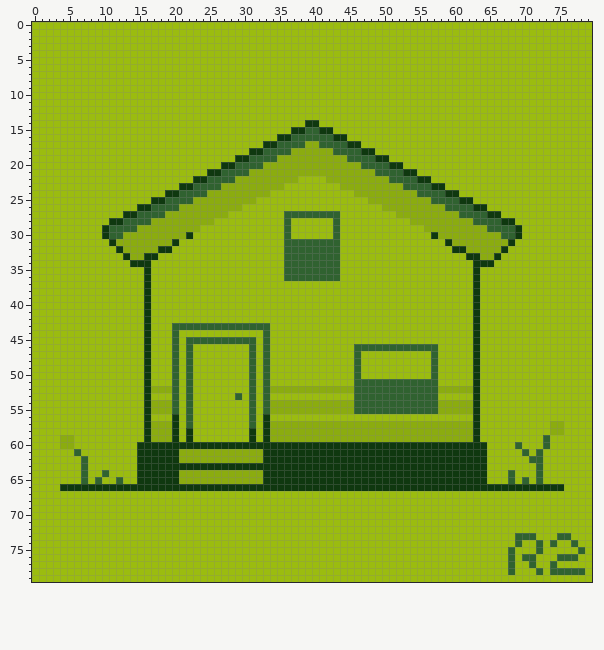
File history of a pixel-art file, house/house_0001.aseprite. This is how it looked before the edit.
80x80 pixels, 1 frame.
The same view after the edit:
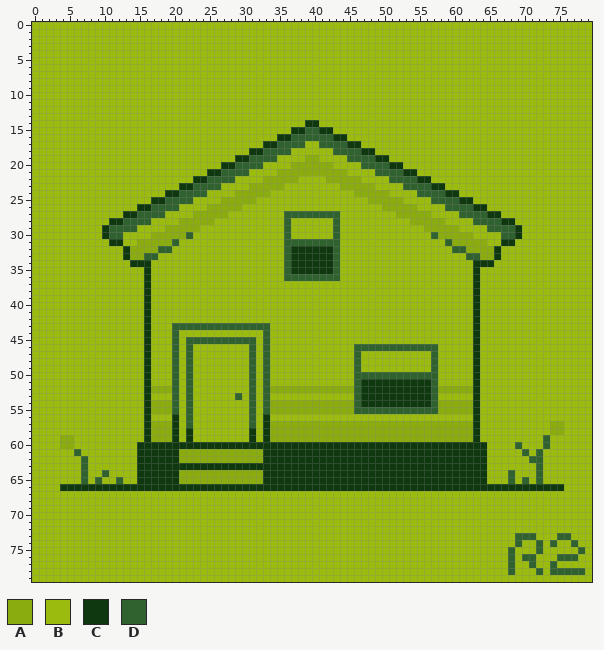
Palette (. is transparent): A #8bac0f  B #9bbc0f  C #0f380f  D #306230
Edits made:
{"where": "layer \"body\""}
{"y":17,"x":39,"old":"AA","new":"BB"}
{"y":18,"x":37,"old":"AAAAAA","new":"BBBBBB"}
{"y":19,"x":35,"old":"AAAA","new":"BBBB"}
{"y":19,"x":41,"old":"AAAA","new":"BBBB"}
{"y":20,"x":33,"old":"AAAA","new":"BBBB"}
{"y":20,"x":43,"old":"AAAA","new":"BBBB"}
{"y":21,"x":31,"old":"AAAA","new":"BBBB"}
{"y":21,"x":45,"old":"AAAA","new":"BBBB"}
{"y":22,"x":29,"old":"AAAA","new":"BBBB"}
{"y":22,"x":47,"old":"AAAA","new":"BBBB"}
{"y":23,"x":27,"old":"AAAA","new":"BBBB"}
{"y":23,"x":49,"old":"AAAA","new":"BBBB"}
{"y":24,"x":25,"old":"AAAA","new":"BBBB"}
{"y":24,"x":51,"old":"AAAA","new":"BBBB"}
{"y":25,"x":23,"old":"AAAA","new":"BBBB"}
{"y":25,"x":53,"old":"AAAA","new":"BBBB"}
{"y":26,"x":21,"old":"AAAA","new":"BBBB"}
{"y":26,"x":55,"old":"AAAA","new":"BBBB"}
{"y":27,"x":19,"old":"AAAA","new":"BBBB"}
{"y":27,"x":57,"old":"AAAA","new":"BBBB"}
{"y":28,"x":17,"old":"AAAA","new":"BBBB"}
{"y":28,"x":59,"old":"AAAA","new":"BBBB"}
{"y":29,"x":15,"old":"AAAA","new":"BBBB"}
{"y":29,"x":61,"old":"AAAA","new":"BBBB"}
{"y":30,"x":13,"old":"AAAA","new":"BBBB"}
{"y":30,"x":22,"old":"C","new":"D"}
{"y":30,"x":57,"old":"C","new":"D"}
{"y":30,"x":63,"old":"AAAA","new":"BBBB"}
{"y":31,"x":12,"old":"AAA","new":"CBB"}
{"y":31,"x":20,"old":"C","new":"D"}
{"y":31,"x":59,"old":"C","new":"D"}
{"y":31,"x":65,"old":"AAA","new":"BBC"}
{"y":32,"x":12,"old":"CA","new":"BC"}
{"y":32,"x":18,"old":"CC","new":"DD"}
{"y":32,"x":37,"old":"DDDDDD","new":"CCCCCC"}
{"y":32,"x":60,"old":"CC","new":"DD"}
{"y":32,"x":66,"old":"AC","new":"CB"}
{"y":33,"x":16,"old":"CC","new":"DD"}
{"y":33,"x":37,"old":"DDDDDD","new":"CCCCCC"}
{"y":33,"x":62,"old":"CC","new":"DD"}
{"y":34,"x":37,"old":"DDDDDD","new":"CCCCCC"}
{"y":35,"x":37,"old":"DDDDDD","new":"CCCCCC"}
{"y":50,"x":47,"old":"BBBBBBBBBB","new":"DDDDDDDDDD"}
{"y":51,"x":47,"old":"DDDDDDDDDD","new":"CCCCCCCCCC"}
{"y":52,"x":47,"old":"DDDDDDDDDD","new":"CCCCCCCCCC"}
{"y":53,"x":47,"old":"DDDDDDDDDD","new":"CCCCCCCCCC"}
{"y":54,"x":47,"old":"DDDDDDDDDD","new":"CCCCCCCCCC"}
{"label":"changed","picture_box":[116,141,508,274]}
{"label":"changed","picture_box":[361,372,431,407]}
